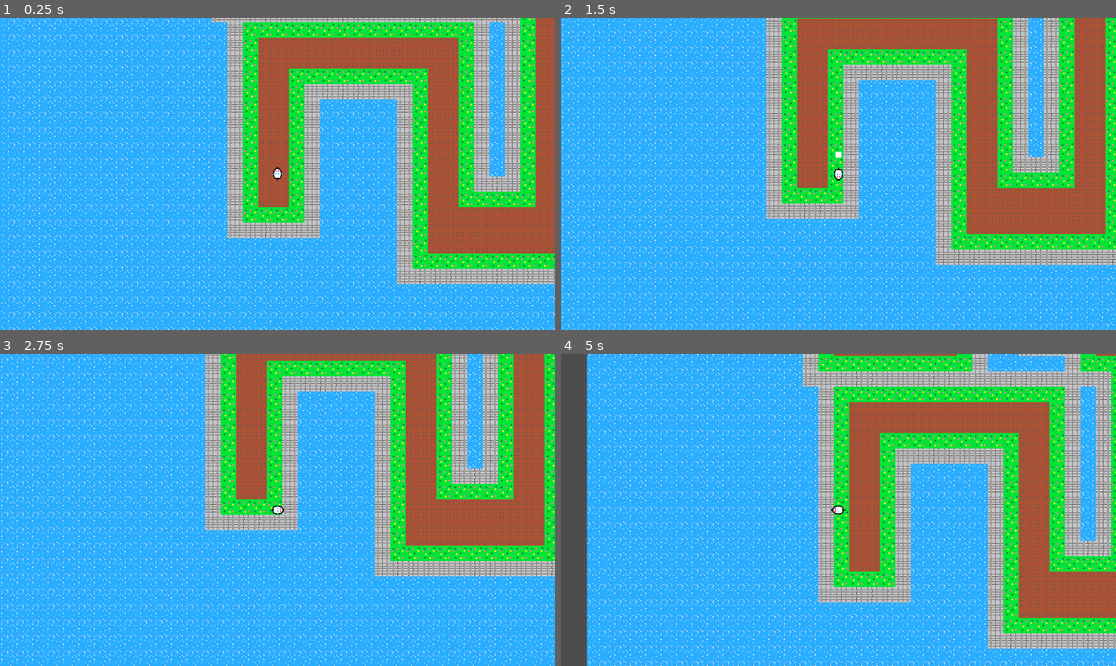
Above: before the commit, frames 1-4 (two rows, left to right).
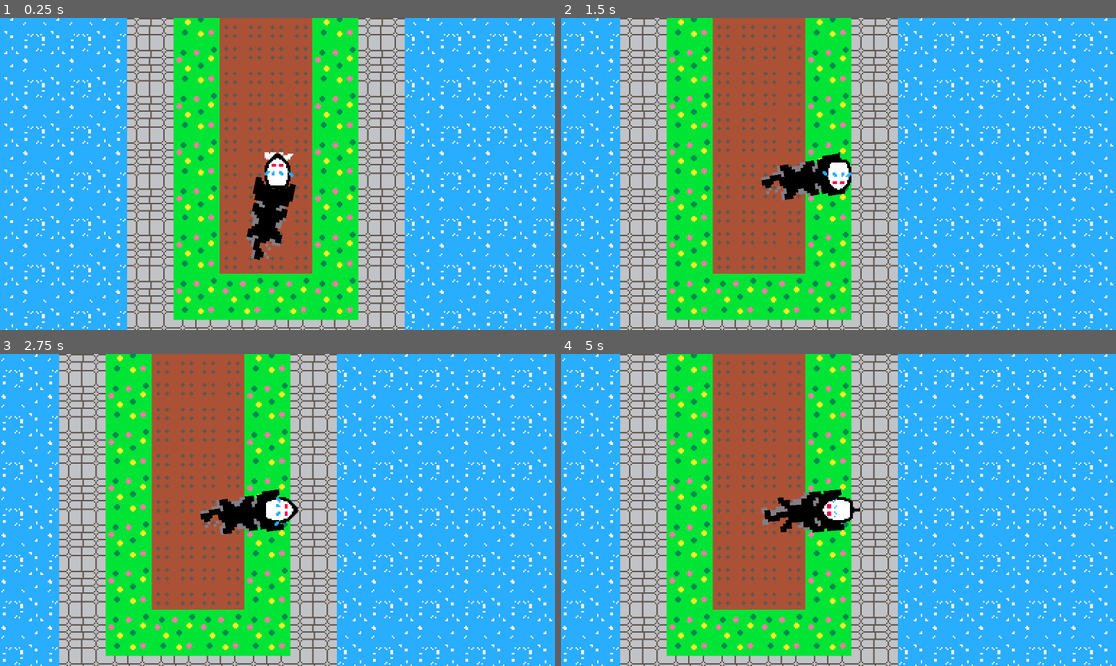
Above: after the commit, the same moments.

Repository: manoelcl/Pawpursuit
Game: Godot game, scene res://scenes/scene.tscn
Same seed, same stepped clock (60 frames per second), same inputs: the game is played once before the commit and once after it.
Inputs:
- Up to frame 1 (0.25 s): no input
- Up to frame 2 (1.5 s): hold Right (ui_right) 0.53-1.28 s; hold Down (ui_down) from 1.28 s (still down)
- Up to frame 3 (2.75 s): release Down (ui_down) at 2.03 s; hold Right (ui_right) from 2.03 s (still down)
- Up to frame 4 (5 s): release Right (ui_right) at 2.78 s; hold Up (ui_up) 2.78-3.53 s; hold Left (ui_left) from 3.53 s (still down)

The runs differ from the first frame. In frame 1, 73% of the frame differs, in the area x 0-100%, y 0-100%; in frame 2, 78%; in frame 3, 75%; in frame 4, 83%.

Commit message:
ADD small changes

Diff:
--- a/enemies/cat.tscn
+++ b/enemies/cat.tscn
@@ -3,8 +3,9 @@
 [ext_resource type="Script" path="res://enemies/cat.gd" id="1_tsext"]
 [ext_resource type="Texture2D" uid="uid://byuyb3dxiw162" path="res://sprites/cat-Sheet.png" id="2_kjy41"]
 
-[sub_resource type="RectangleShape2D" id="RectangleShape2D_70xme"]
-size = Vector2(14, 28)
+[sub_resource type="CapsuleShape2D" id="CapsuleShape2D_2sx6c"]
+radius = 8.0
+height = 22.0
 
 [sub_resource type="Animation" id="Animation_ddmue"]
 length = 0.001
@@ -49,9 +50,10 @@
 script = ExtResource("1_tsext")
 
 [node name="CollisionShape2D" type="CollisionShape2D" parent="."]
-shape = SubResource("RectangleShape2D_70xme")
+shape = SubResource("CapsuleShape2D_2sx6c")
 
 [node name="Sprite2D" type="Sprite2D" parent="."]
+z_index = 6
 texture = ExtResource("2_kjy41")
 hframes = 6
 
--- a/environment/object.tscn
+++ b/environment/environmentobject.tscn
@@ -1,10 +1,12 @@
-[gd_scene load_steps=4 format=3 uid="uid://wngxjq36ymr8"]
+[gd_scene load_steps=4 format=3 uid="uid://detgj4ddfk0cp"]
 
 [sub_resource type="Gradient" id="Gradient_7hp54"]
 colors = PackedColorArray(0, 0.65098, 0.533333, 1, 1, 1, 1, 1)
 
 [sub_resource type="GradientTexture2D" id="GradientTexture2D_c64m7"]
 gradient = SubResource("Gradient_7hp54")
+width = 32
+height = 32
 
 [sub_resource type="RectangleShape2D" id="RectangleShape2D_v46fv"]
 size = Vector2(64, 64)
--- /dev/null
+++ b/environment/mousetrap.tscn
@@ -0,0 +1,19 @@
+[gd_scene load_steps=4 format=3 uid="uid://wngxjq36ymr8"]
+
+[ext_resource type="Texture2D" uid="uid://ma1mclm2h2qf" path="res://sprites/mouse-trap.png" id="1_s6xxv"]
+
+[sub_resource type="PhysicsMaterial" id="PhysicsMaterial_0vndi"]
+
+[sub_resource type="RectangleShape2D" id="RectangleShape2D_v46fv"]
+size = Vector2(14, 19)
+
+[node name="Object" type="StaticBody2D"]
+input_pickable = true
+physics_material_override = SubResource("PhysicsMaterial_0vndi")
+
+[node name="Sprite2D" type="Sprite2D" parent="."]
+texture = ExtResource("1_s6xxv")
+
+[node name="CollisionShape2D" type="CollisionShape2D" parent="."]
+position = Vector2(0, 0.5)
+shape = SubResource("RectangleShape2D_v46fv")
--- a/particles/player.gdshader
+++ /dev/null
@@ -1,9 +0,0 @@
-shader_type particles;
-
-void start() {
-	// Place start code here.
-}
-
-void process() {
-	// Place process code here.
-}
--- a/particles/ppmaterial.tres
+++ /dev/null
@@ -1,5 +0,0 @@
-[gd_resource type="ParticleProcessMaterial" format=3 uid="uid://covkvep0bsppb"]
-
-[resource]
-emission_shape = 3
-emission_box_extents = Vector3(1, 1, 1)
--- a/player/player.tscn
+++ b/player/player.tscn
@@ -1,13 +1,45 @@
-[gd_scene load_steps=9 format=3 uid="uid://b6wtnlei6dj3d"]
+[gd_scene load_steps=15 format=3 uid="uid://b6wtnlei6dj3d"]
 
 [ext_resource type="Texture2D" uid="uid://x6r22mrc1n0e" path="res://sprites/mouse.png" id="1_fj8r6"]
 [ext_resource type="Script" path="res://player/player.gd" id="1_kfp5d"]
-[ext_resource type="Shader" path="res://particles/player.gdshader" id="2_wbwpp"]
+[ext_resource type="Texture2D" uid="uid://8vf6gdcd5mpr" path="res://particles/dust/particulas-Sheet_0004_0.png" id="3_5jmo8"]
+[ext_resource type="Texture2D" uid="uid://cj41sc3x2exi4" path="res://particles/dust/particulas-Sheet_0003_1.png" id="4_wjbfi"]
+[ext_resource type="Texture2D" uid="uid://dboyvh7k8iknj" path="res://particles/dust/particulas-Sheet_0002_2.png" id="5_jq60u"]
+[ext_resource type="Texture2D" uid="uid://c6ja0nn4sv6xw" path="res://particles/dust/particulas-Sheet_0001_3.png" id="6_noad2"]
+[ext_resource type="Texture2D" uid="uid://bjtm7r3hn8ksy" path="res://particles/dust/particulas-Sheet_0000_4.png" id="7_yeig6"]
+
+[sub_resource type="Shader" id="Shader_8r5vi"]
+code = "shader_type particles;
+
+void start() {
+	// Place start code here.
+}
+
+void process() {
+	// Place process code here.
+}
+"
 
 [sub_resource type="ShaderMaterial" id="ShaderMaterial_484xy"]
-shader = ExtResource("2_wbwpp")
+shader = SubResource("Shader_8r5vi")
 
-[sub_resource type="RectangleShape2D" id="RectangleShape2D_2mdlh"]
+[sub_resource type="AnimatedTexture" id="AnimatedTexture_ty73x"]
+frames = 5
+one_shot = true
+speed_scale = 4.0
+frame_0/texture = ExtResource("3_5jmo8")
+frame_1/texture = ExtResource("4_wjbfi")
+frame_1/duration = 1.0
+frame_2/texture = ExtResource("5_jq60u")
+frame_2/duration = 1.0
+frame_3/texture = ExtResource("6_noad2")
+frame_3/duration = 1.0
+frame_4/texture = ExtResource("7_yeig6")
+frame_4/duration = 1.0
+
+[sub_resource type="CapsuleShape2D" id="CapsuleShape2D_w70wn"]
+radius = 9.0
+height = 24.0
 
 [sub_resource type="Animation" id="Animation_ddmue"]
 length = 0.001
@@ -58,17 +90,17 @@
 hframes = 6
 
 [node name="CPUParticles2D" type="CPUParticles2D" parent="Sprite2D"]
-z_index = 12
+z_index = 1
 z_as_relative = false
 texture_filter = 1
 texture_repeat = 1
 amount = 2
+texture = SubResource("AnimatedTexture_ty73x")
 gravity = Vector2(0, 0)
-scale_amount_min = 12.0
-scale_amount_max = 12.0
 
 [node name="CollisionShape2D" type="CollisionShape2D" parent="."]
-shape = SubResource("RectangleShape2D_2mdlh")
+position = Vector2(0, -1)
+shape = SubResource("CapsuleShape2D_w70wn")
 
 [node name="AnimationPlayer" type="AnimationPlayer" parent="."]
 root_node = NodePath("../Sprite2D")
--- a/scenes/scene.tscn
+++ b/scenes/scene.tscn
@@ -1,9 +1,10 @@
-[gd_scene load_steps=7 format=3 uid="uid://b2jntu7o5e2qf"]
+[gd_scene load_steps=8 format=3 uid="uid://b2jntu7o5e2qf"]
 
 [ext_resource type="PackedScene" uid="uid://b6wtnlei6dj3d" path="res://player/player.tscn" id="1_bl25o"]
 [ext_resource type="PackedScene" uid="uid://bdqhftaatdhjl" path="res://enemies/cat.tscn" id="2_6p3hb"]
 [ext_resource type="Script" path="res://scripts/cameraMovement.gd" id="2_key0g"]
 [ext_resource type="Texture2D" uid="uid://7n6pcchtiyvj" path="res://sprites/tiles-background-Sheet.png" id="4_d31cn"]
+[ext_resource type="PackedScene" uid="uid://wngxjq36ymr8" path="res://environment/mousetrap.tscn" id="5_ae1nk"]
 
 [sub_resource type="TileSetAtlasSource" id="TileSetAtlasSource_ukosr"]
 texture = ExtResource("4_d31cn")
@@ -34,15 +35,23 @@
 position = Vector2(584, 347)
 
 [node name="Camera2D" type="Camera2D" parent="Player"]
+zoom = Vector2(3, 3)
 script = ExtResource("2_key0g")
 
 [node name="CAT" parent="." instance=ExtResource("2_6p3hb")]
-position = Vector2(400, 249)
+position = Vector2(571, 409)
 scale = Vector2(2, 2)
 
 [node name="TileMap" type="TileMap" parent="."]
+z_index = -1
 texture_filter = 1
 tile_set = SubResource("TileSet_c3dwu")
 cell_quadrant_size = 32
 format = 2
 layer_0/tile_data = PackedInt32Array(65536, 131072, 0, 131072, 131072, 0, 196608, 131072, 0, 262144, 131072, 0, 327680, …(42504 unchanged characters)…
+
+[node name="Object" parent="." instance=ExtResource("5_ae1nk")]
+position = Vector2(584, 157)
+collision_layer = 2
+input_pickable = false
+physics_material_override = null
--- a/scripts/cameraMovement.gd
+++ b/scripts/cameraMovement.gd
@@ -1,5 +1,5 @@
 extends Camera2D
-
+@onready var parent
 
 # Called when the node enters the scene tree for the first time.
 func _ready():
Binary file added: particles/dust/particulas-Sheet_0000_4.png
Not shown, added: particles/dust/particulas-Sheet_0000_4.png.import
Binary file added: particles/dust/particulas-Sheet_0001_3.png
Not shown, added: particles/dust/particulas-Sheet_0001_3.png.import
Binary file added: particles/dust/particulas-Sheet_0002_2.png
Not shown, added: particles/dust/particulas-Sheet_0002_2.png.import
Binary file added: particles/dust/particulas-Sheet_0003_1.png
Not shown, added: particles/dust/particulas-Sheet_0003_1.png.import
Binary file added: particles/dust/particulas-Sheet_0004_0.png
Not shown, added: particles/dust/particulas-Sheet_0004_0.png.import
